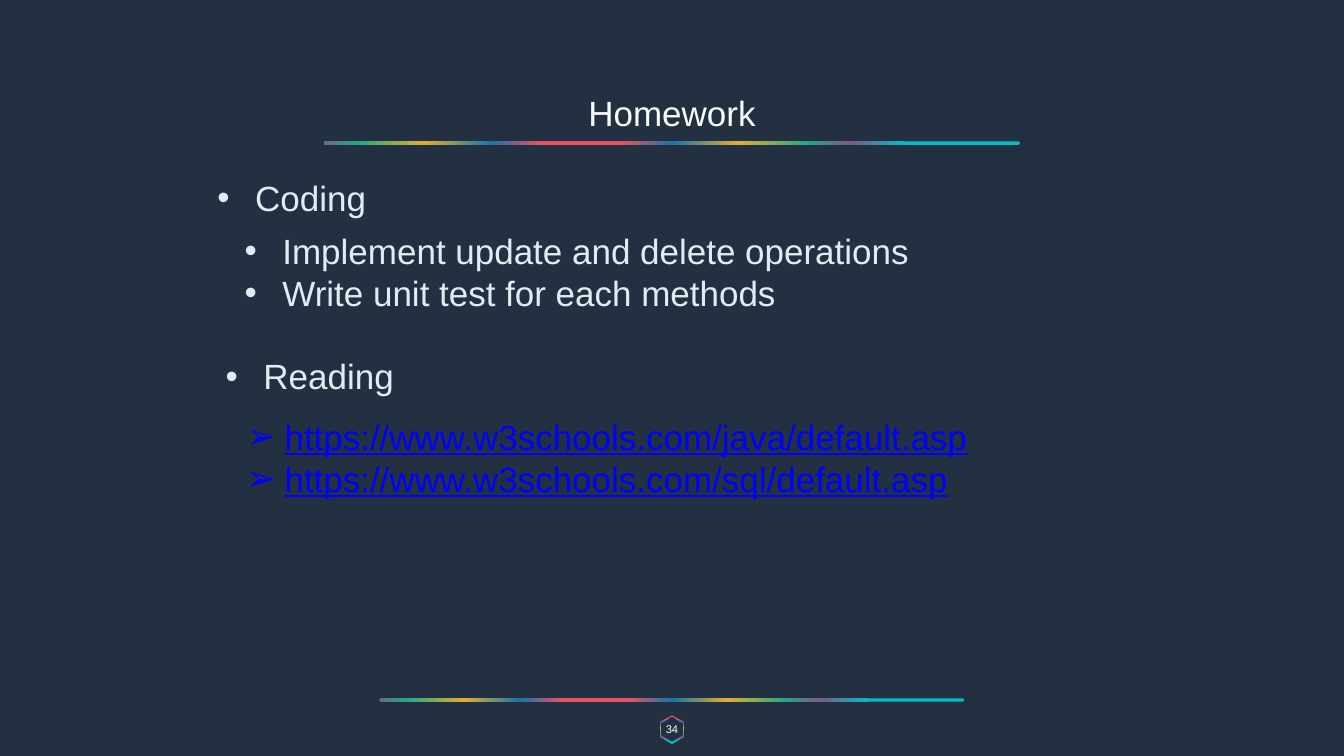
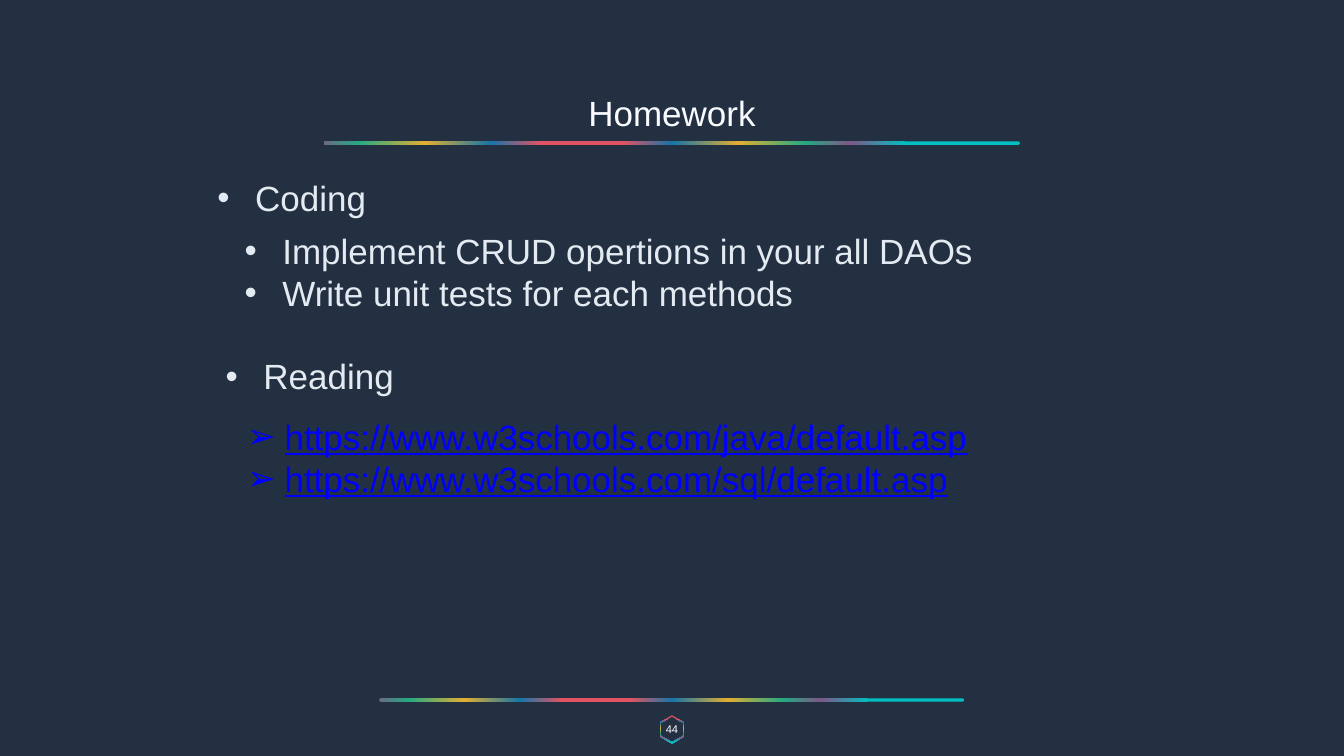
Before and after one commit to overtureLLC/java-spring-material, a slide deck: slide 44 of Warmup/warmup.pptx (slide 34 before the commit). Drawn at 1344x756 pixels with LibreOffice and Linux fonts; fonts in the diff are those of the drawing. Boxes give left, top, right and bottom in pixels: in the first picture for what was removed or moved away, otherwise in the second. Text is boxed around its words. In the diff, an @@ line names an element or a change of style, - is before the commit and + after.

```diff
--- a/Warmup/warmup.pptx
+++ b/Warmup/warmup.pptx
@@ text at box(282, 238, 972, 307): text changed @@
-• Implement update and delete operations
-• Write unit test for each methods
+• Implement CRUD opertions in your all DAOs
+• Write unit tests for each methods
@@ page number at box(666, 725, 678, 733): text changed @@
-34
+44
```
Also in this commit, not shown: 19 other slides changed, 14 slides added, 4 slides removed.
